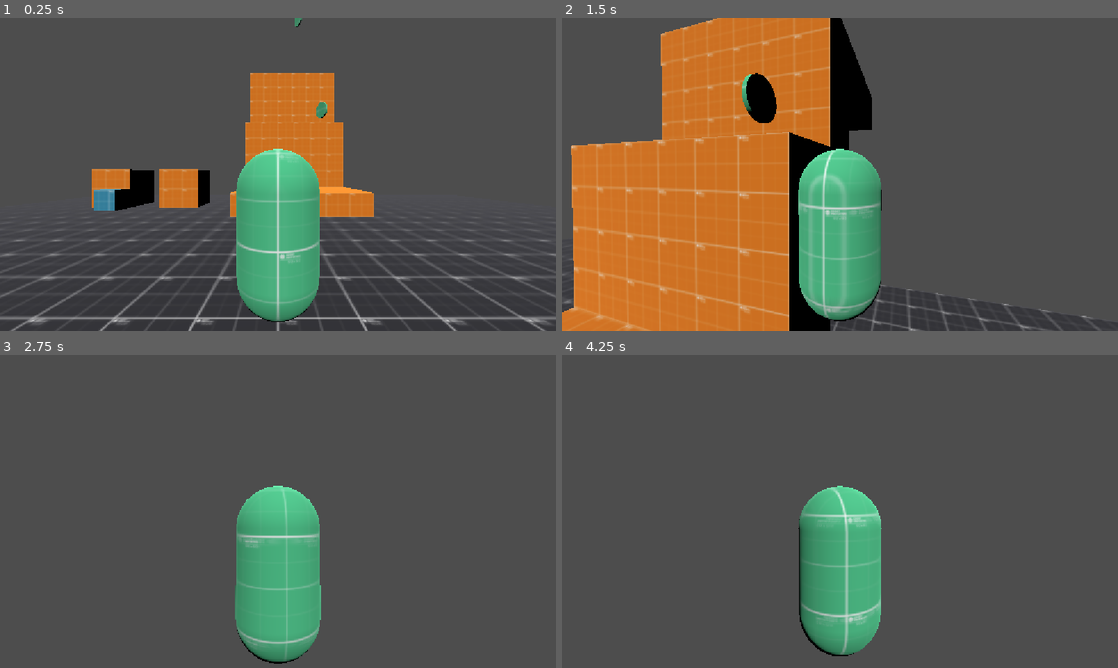
Above: before the commit, frames 1-4 (two rows, left to right).
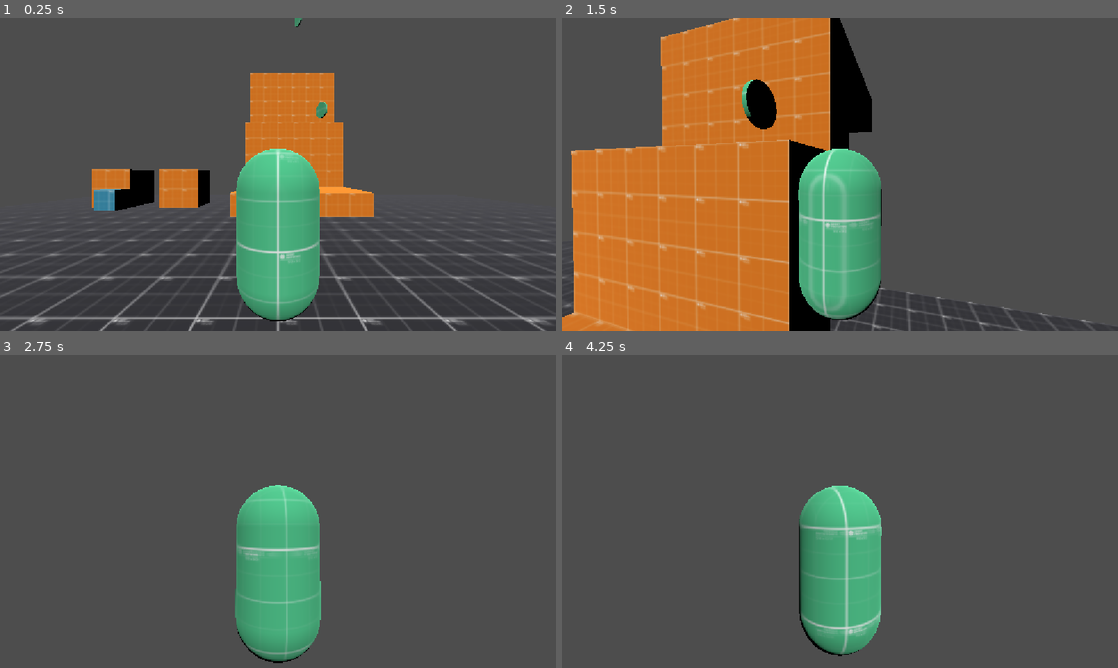
Above: after the commit, the same moments.

Repository: MauroMelender/MovGreyboxing
Game: Godot game, scene res://scenes/levels/provicional/test_locomocion.tscn
Same seed, same stepped clock (60 frames per second), same inputs: the game is played once before the commit and once after it.
Inputs (mouse positions are in pixels of both pictures, inside the frame that each line leads up to):
- Up to frame 1 (0.25 s): no input
- Up to frame 2 (1.5 s): move the mouse to (867, 174) at 0.52 s; hold Shift (correr) 0.53-1.28 s; hold W (mover_adelante) from 0.53 s (still down); tap Space (saltar) at 0.77 s; move the mouse to (812, 174) at 1.27 s; tap Shift (correr) at 1.35 s
- Up to frame 3 (2.75 s): keep holding W (mover_adelante); tap Space (saltar) at 1.52 s; move the mouse to (289, 505) at 2.02 s; hold Shift (correr) from 2.03 s (still down)
- Up to frame 4 (4.25 s): keep holding W (mover_adelante); move the mouse to (834, 517) at 2.77 s; release Shift (correr) at 2.78 s; tap Shift (correr) at 2.85 s; tap Space (saltar) at 3.02, 3.77 s; move the mouse to (878, 514) at 3.52 s; hold Shift (correr) from 3.53 s (still down)

The runs differ from the first frame. In frame 1, 0.1% of the frame differs, in the area x 42-58%, y 41-98%; in frame 2, 6.3%, in the area x 0-100%, y 0-100%; in frame 3, 1.1%; in frame 4, 1.3%.

Commit message:
Subida de escalones, raycast

Diff:
--- a/mov-greyboxing/scenes/characters/ziel/player.tscn
+++ b/mov-greyboxing/scenes/characters/ziel/player.tscn
@@ -5,6 +5,7 @@
 [ext_resource type="Script" uid="uid://b4hrpa5lrw1d" path="res://scenes/camera/camera_player.gd" id="3_7q3eu"]
 
 [sub_resource type="CapsuleShape3D" id="CapsuleShape3D_0vi6b"]
+height = 2.022461
 
 [node name="Player" type="CharacterBody3D" unique_id=804888260 groups=["jugador"]]
 floor_snap_length = 0.3
@@ -13,11 +14,15 @@
 velocidad_correr = 22.0
 aceleracion = 22.0
 fuerza_salto = 8.0
-altura_paso_maxima = 10.0
+raycast_pared_path = NodePath("RaycastPared")
+raycast_escalon_bajo_path = NodePath("EscalonBajo")
+raycast_escalon_alto_path = NodePath("RaycastEscalonAlto")
+altura_paso_maxima = 12.0
 velocidad_subida_escalon = 12.0
 camara_rig_path = NodePath("CameraPivote")
 
 [node name="Ziel" parent="." unique_id=5566209 instance=ExtResource("2_5l015")]
+transform = Transform3D(1, 0, 0, 0, 1, 0, 0, 0, 1, -0.0005502701, 0.008553028, -0.00010699034)
 
 [node name="CameraPivote" type="Node3D" parent="." unique_id=40264197 node_paths=PackedStringArray("objetivo")]
 script = ExtResource("3_7q3eu")
@@ -30,5 +35,17 @@
 [node name="Camera3D" type="Camera3D" parent="CameraPivote/SpringArm3D" unique_id=333827145]
 
 [node name="CollisionShape3D" type="CollisionShape3D" parent="." unique_id=1216508874]
-transform = Transform3D(1, 0, 0, 0, 1, 0, 0, 0, 1, 0, 1, 0)
+transform = Transform3D(1, 0, 0, 0, 1, 0, 0, 0, 1, 0, 0.88601136, 0)
 shape = SubResource("CapsuleShape3D_0vi6b")
+
+[node name="RaycastPared" type="RayCast3D" parent="." unique_id=1550885184]
+transform = Transform3D(1, 0, 0, 0, 1, 0, 0, 0, 1, 0, 0.754766, 0.07056624)
+target_position = Vector3(0, 0, 0.8)
+
+[node name="EscalonBajo" type="RayCast3D" parent="." unique_id=1916220968]
+transform = Transform3D(1, 0, 0, 0, 1, 0, 0, 0, 1, 0, 0.073370576, 0.041143596)
+target_position = Vector3(0, 0, 0.8)
+
+[node name="RaycastEscalonAlto" type="RayCast3D" parent="." unique_id=1409935032]
+transform = Transform3D(1, 0, 0, 0, 1, 0, 0, 0, 1, 0, 0.32989508, 0.022049963)
+target_position = Vector3(0, 0, 0.8)
